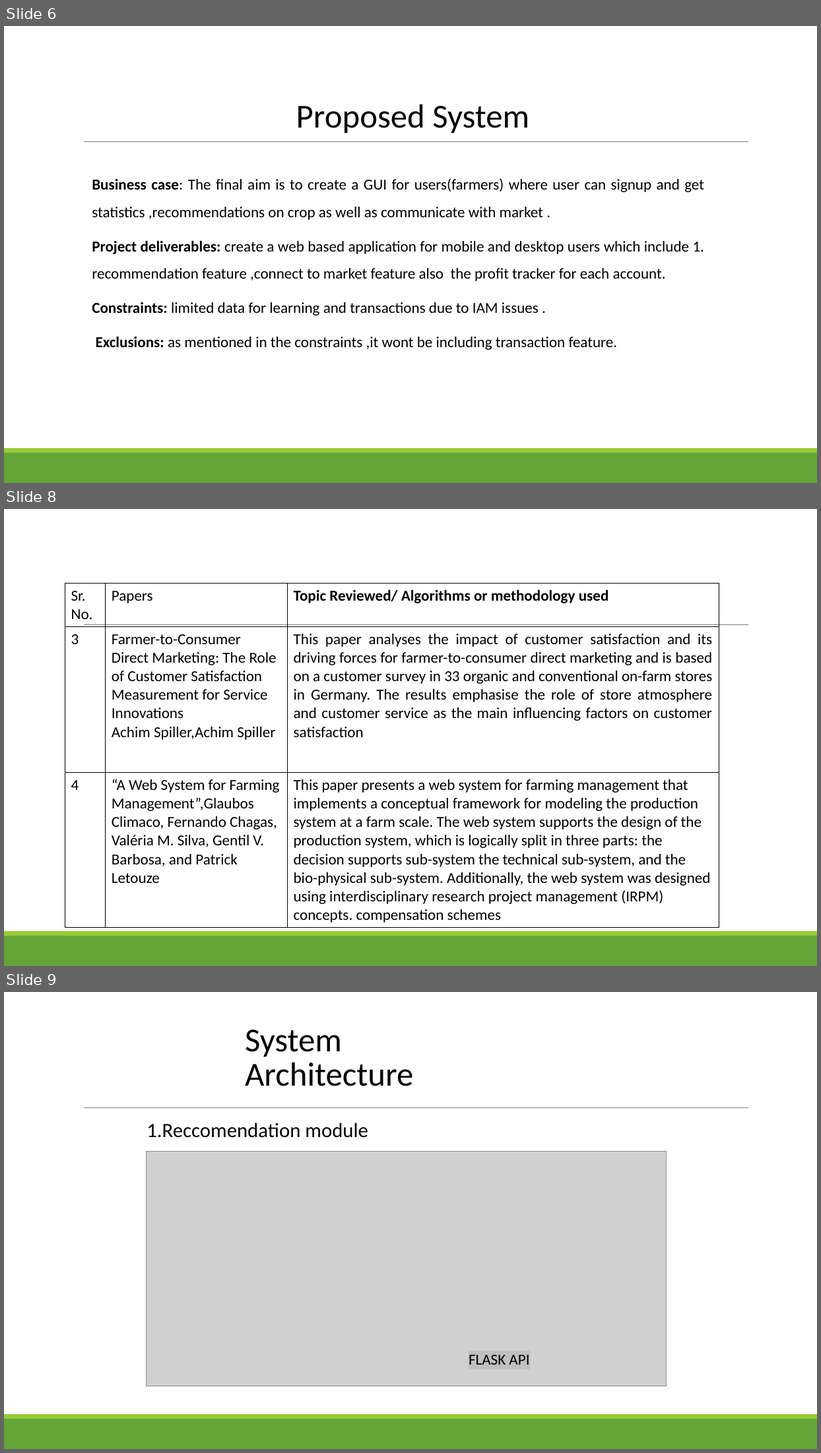
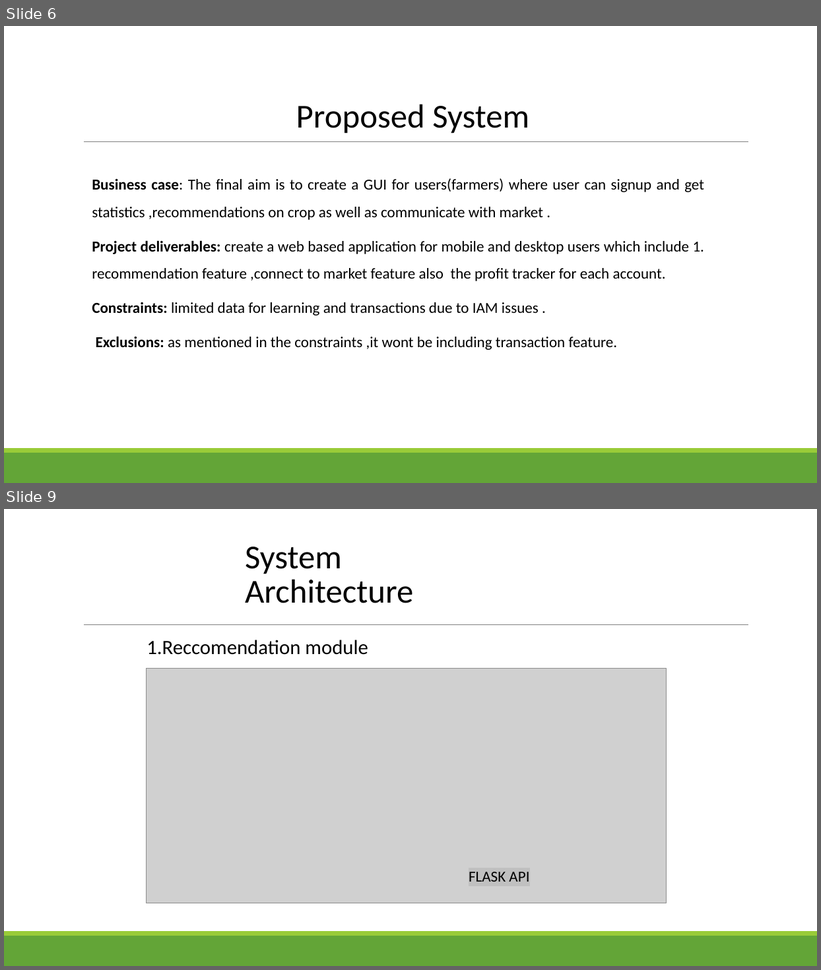
Before and after one commit to prajwalsable99/B.E.Project-, a slide deck: project-review1 grp-26.pptx. Shown one above the other, each under a label of ours: slides 6, 8 and 9 before the commit, slides 6 and 9 after it; the slides between them are not shown. The pictures are 821x1453 and 821x970 pixels, drawn with LibreOffice and Linux fonts; fonts in the diff are those of the drawing; grey boxes stand for pictures. Boxes give left, top, right and bottom in pixels: in the first picture for what was removed or moved away, otherwise in the second. Text is boxed around its words. In the diff, an @@ line names an element or a change of style, - is before the commit and + after.

```diff
--- a/project-review1 grp-26.pptx
+++ b/project-review1 grp-26.pptx
@@ slide 8 removed at bbox=[4, 509, 817, 966], background #FFFFFF; not listed: 3 template elements that a slide beside it also shows @@
@@ table removed at bbox=[65, 584, 718, 925], 3 rows, 3 columns @@
-Sr. No. | Papers | Topic Reviewed/ Algorithms or methodology used
-3 | Farmer-to-Consumer Direct Marketing: The Role of Customer Satisfaction Measurement for Service Innovations / Achim Spiller,Achim Spiller | This paper analyses the impact of customer satisfaction and its driving forces for farmer-to-consumer direct marketing and is based on a customer survey in 33 organic and conventional on-farm stores in Germany. The results emphasise the role of store atmosphere and customer service as the main influencing factors on customer satisfaction
-4 | “A Web System for Farming Management”,Glaubos Climaco, Fernando Chagas, Valéria M. Silva, Gentil V. Barbosa, and Patrick Letouze | This paper presents a web system for farming management that implements a conceptual framework for modeling the production system at a farm scale. The web system supports the design of the production system, which is logically split in three parts: the decision supports sub-system the technical sub-system, and the bio-physical sub-system. Additionally, the web system was designed using interdisciplinary research project management (IRPM) concepts. compensation schemes
```
Also in this commit, not shown: 2 slides changed, 1 slide added, 2 other files.
